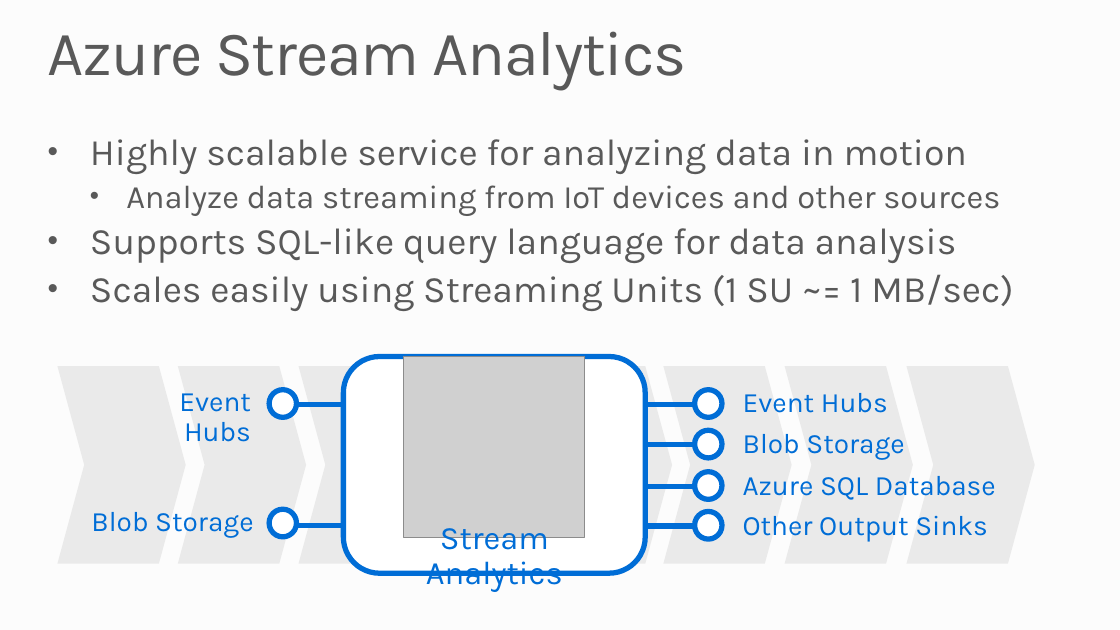
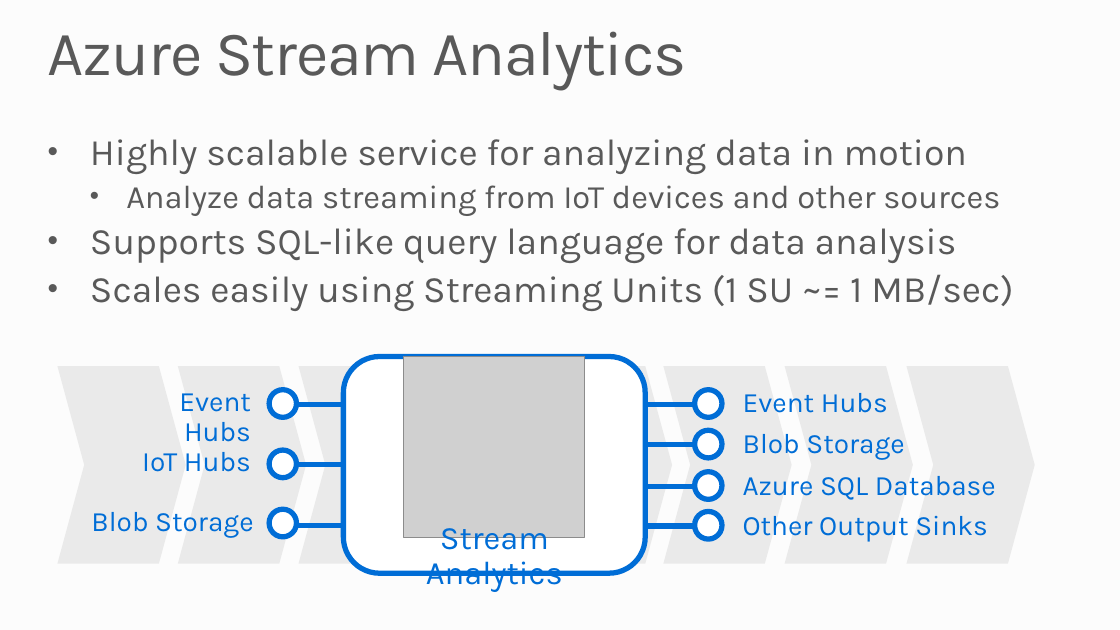
Before and after one commit to MSRConnections/Azure-training-course, a slide deck: slide 2 of Content/Stream Analytics/Azure Stream Analytics.pptx. Drawn at 1120x630 pixels with LibreOffice and Linux fonts; fonts in the diff are those of the drawing; grey boxes stand for pictures; background and template pictures are left out. Boxes give left, top, right and bottom in pixels: in the first picture for what was removed or moved away, otherwise in the second. Text is boxed around its words. In the diff, an @@ line names an element or a change of style, - is before the commit and + after.

```diff
--- a/Content/Stream Analytics/Azure Stream Analytics.pptx
+++ b/Content/Stream Analytics/Azure Stream Analytics.pptx
@@ text added at (142,452,251,472), 24 pt, text #006DD6 @@
+IoT Hubs
@@ ellipse added at (269,450,297,478), fill #FFFFFF, outline #006DD6 4.5 pt @@
@@ line added from (296, 465) to (344, 465), #006DD6 4.5 pt @@
```
Also in this commit, not shown: 1 other slide changed, 30 other files.
